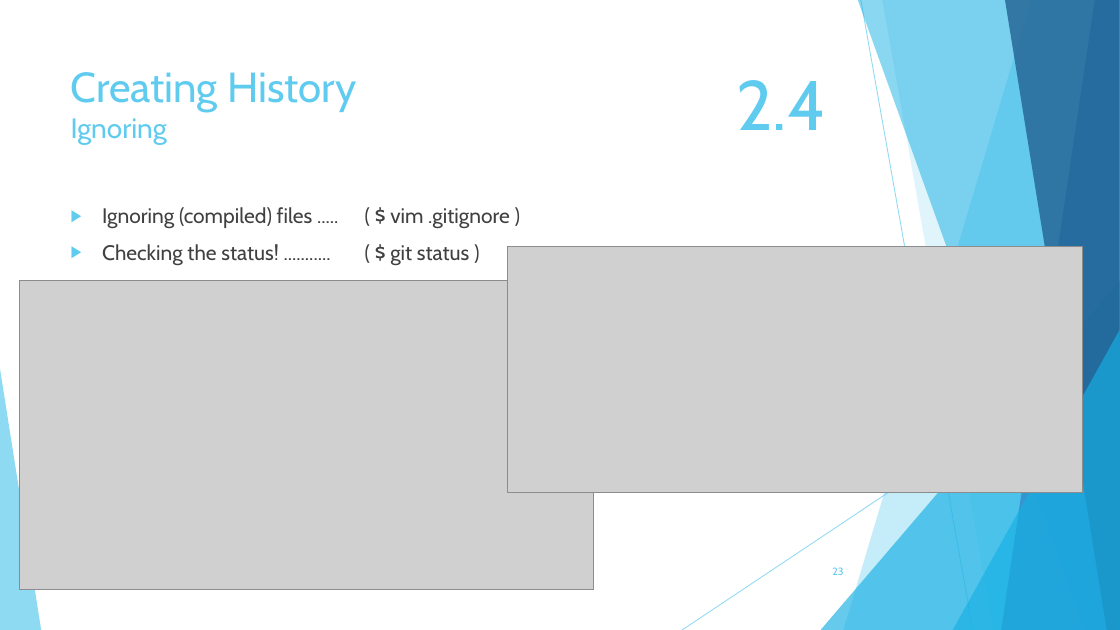
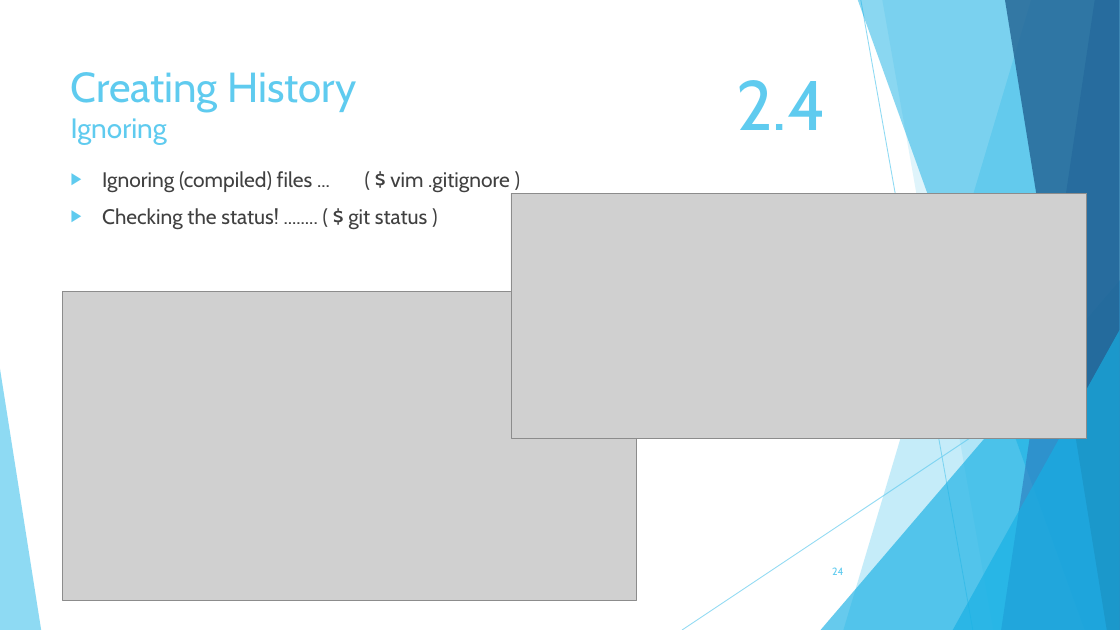
Before and after one commit to TechplexEngineer/GitCheatSheet, a slide deck: slide 24 of ppt/Getting started with GIT.pptx (slide 23 before the commit). Drawn at 1120x630 pixels with LibreOffice and Linux fonts; fonts in the diff are those of the drawing; grey boxes stand for pictures. Boxes give left, top, right and bottom in pixels: in the first picture for what was removed or moved away, otherwise in the second. Text is boxed around its words. In the diff, an @@ line names an element or a change of style, - is before the commit and + after.

```diff
--- a/ppt/Getting started with GIT.pptx
+++ b/ppt/Getting started with GIT.pptx
@@ text at (x1=102, y1=171, x2=510, y2=230): text changed @@
-▶ Ignoring (compiled) files ..... ( $ vim .gitignore )
-▶ Checking the status! ........... ( $ git status )
+▶ Ignoring (compiled) files ... ( $ vim .gitignore )
+▶ Checking the status! ........ ( $ git status )
@@ picture moved from (x1=507, y1=247, x2=1083, y2=493) to (x1=511, y1=193, x2=1086, y2=439) @@
@@ picture moved from (x1=20, y1=281, x2=594, y2=590) to (x1=63, y1=292, x2=637, y2=601) @@
@@ page number at (x1=832, y1=567, x2=843, y2=575): text changed @@
-23
+24
```
Also in this commit, not shown: 19 other slides changed, 6 slides added, 3 slides removed, 21 other files.
